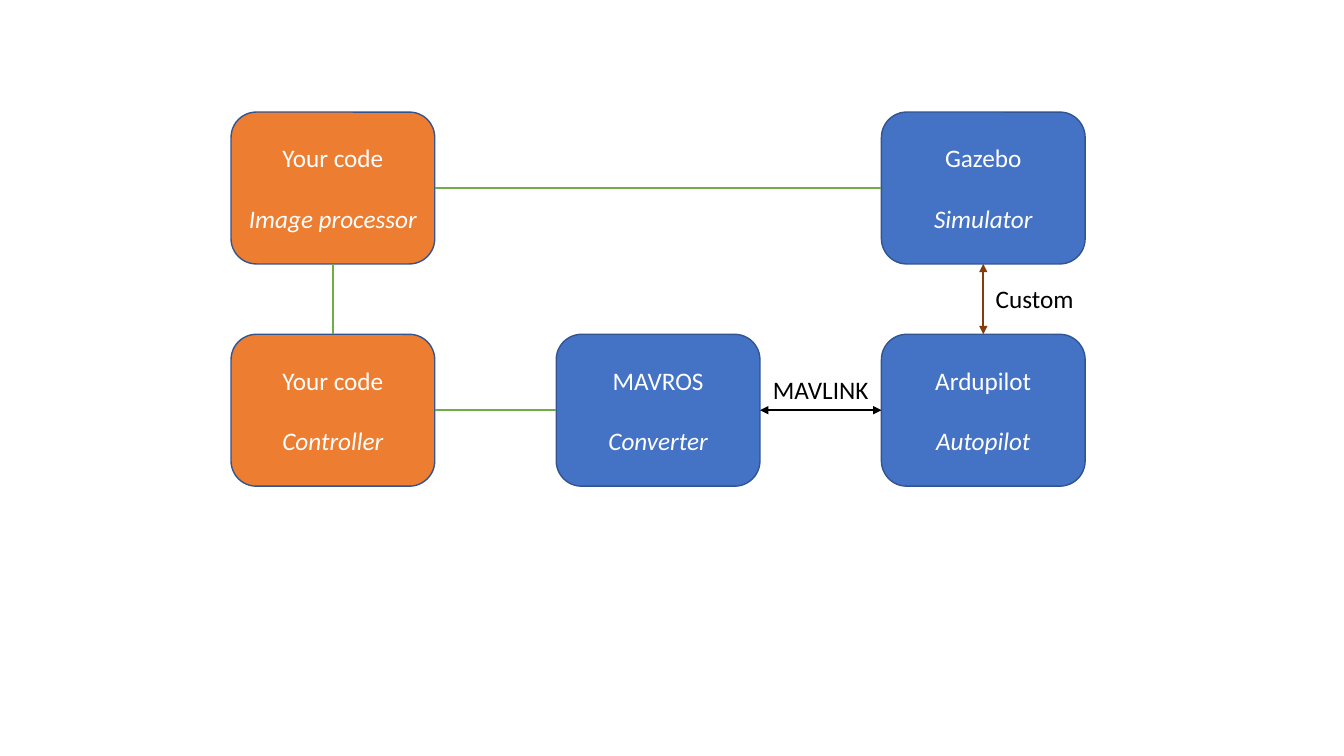
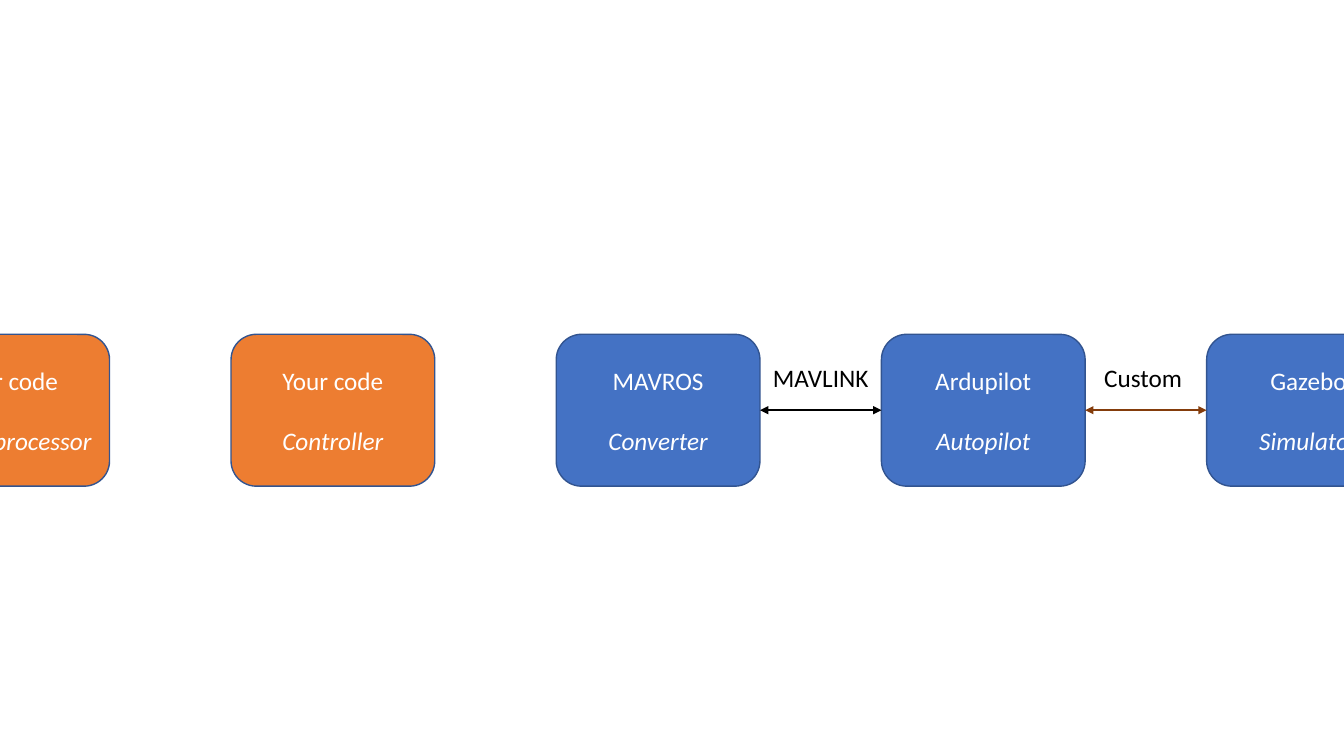
Before and after one commit to StarlingUAS/fenswood_volcano_template, a slide deck: slide 1 of tutorial/sketch.pptx. Drawn at 1344x756 pixels with LibreOffice and Linux fonts; fonts in the diff are those of the drawing. Boxes give left, top, right and bottom in pixels: in the first picture for what was removed or moved away, otherwise in the second. Text is boxed around its words. In the diff, an @@ line names an element or a change of style, - is before the commit and + after.

```diff
--- a/tutorial/sketch.pptx
+++ b/tutorial/sketch.pptx
@@ line removed from (435, 189) to (881, 189) @@
@@ line removed from (333, 335) to (333, 264) @@
@@ rounded rectangle "Your code" resized from (x1=231, y1=112, x2=435, y2=264) to (x1=0, y1=335, x2=110, y2=487) @@
@@ text "MAVLINK" moved from (x1=773, y1=382, x2=869, y2=399) to (x1=773, y1=370, x2=869, y2=387) @@
@@ text "Custom" moved from (x1=996, y1=291, x2=1074, y2=309) to (x1=1104, y1=370, x2=1182, y2=388) @@
@@ rounded rectangle "Gazebo" resized from (x1=881, y1=112, x2=1085, y2=264) to (x1=1207, y1=335, x2=1344, y2=487) @@
@@ line removed from (435, 410) to (557, 410) @@
@@ double arrow moved from (983, 335) - (983, 264) to (1086, 410) - (1207, 410) @@
```
Also in this commit, not shown: 2 other files.
